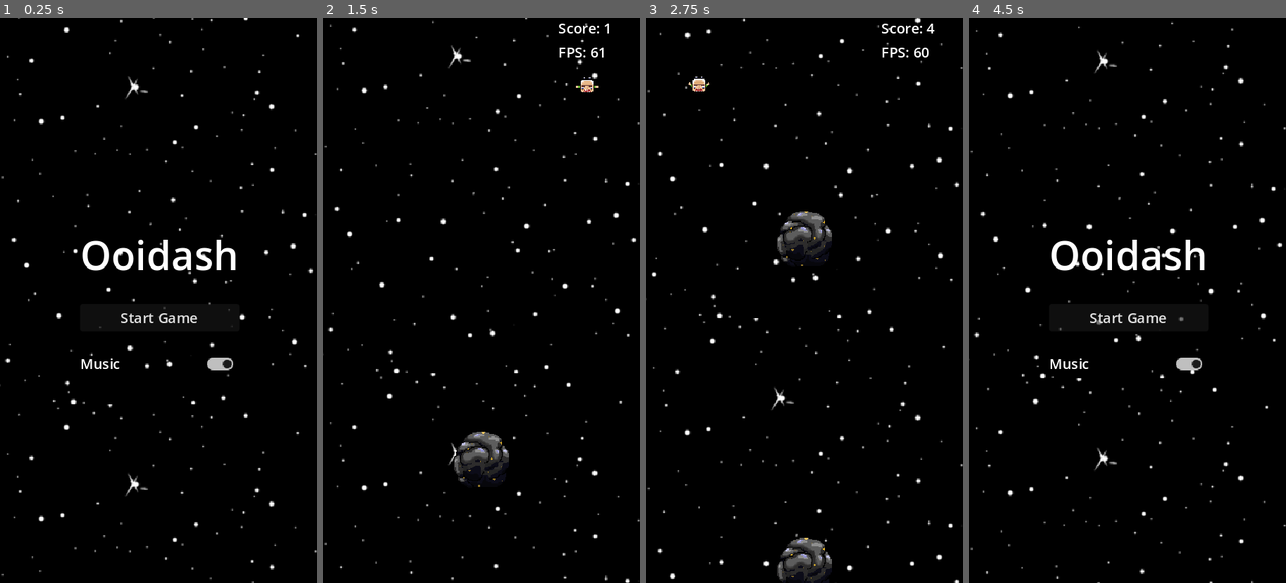
Above: before the commit, frames 1-4 (left to right).
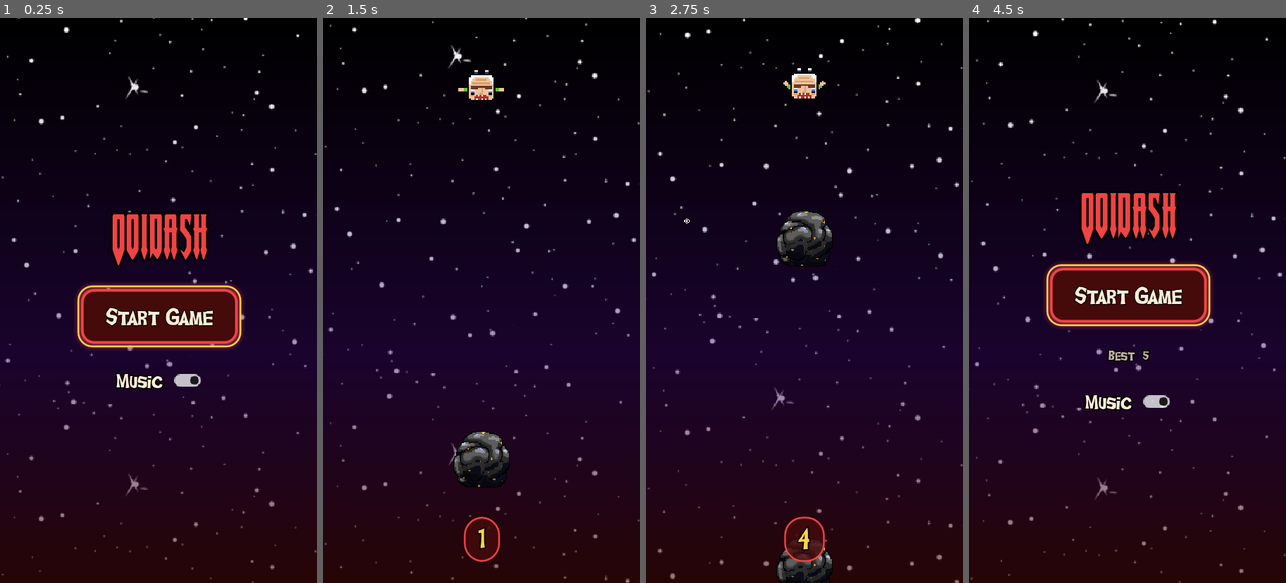
Above: after the commit, the same moments.

Repository: scarbone98/Ooidash-web-remake
Game: Godot game, scene res://main_menu.tscn
Same seed, same stepped clock (60 frames per second), same inputs: the game is played once before the commit and once after it.
Inputs (mouse positions are in pixels of both pictures, inside the frame that each line leads up to):
- Up to frame 1 (0.25 s): no input
- Up to frame 2 (1.5 s): click "Start Game" at 0.5 s; move the mouse to (551, 272) at 1.27 s; hold Right (move_right) from 1.28 s (still down); click (551, 272) at 1.35 s
- Up to frame 3 (2.75 s): move the mouse to (741, 328) at 2.02 s; release Right (move_right) at 2.03 s; hold Left (move_left) from 2.03 s (still down); click (741, 328) at 2.1 s
- Up to frame 4 (4.5 s): move the mouse to (1159, 176) at 2.77 s; release Left (move_left) at 2.78 s; hold Right (move_right) 2.78-4.25 s; click (1159, 176) at 2.85 s; move the mouse to (1111, 413) at 3.52 s; click (1111, 413) at 3.6 s; click (1127, 413) at 4.25 s, where only the run after the commit has a clickable "Menu"

The runs differ from the first frame. In frame 1, 66% of the frame differs, in the area x 0-100%, y 15-100%; in frame 2, 66%; in frame 3, 66%; in frame 4, 67%, in the area x 0-100%, y 0-100%.

Commit message:
Polish Ooidash: Scareathon theme, game over screen, best score, bug fixes
- Themed menu, HUD and game over panel using the site's fonts and palette
- Game over screen with score, best score and Play Again instead of dumping to the menu
- Free background stars/planets once off screen (they were never freed)
- Fix planet cycling, tap-to-move direction, and settings save wiping other keys
- Bigger player sprite, +10 pickup feedback, death flash and shake
- Cap asteroid speed at 1200 and drop stray editor .tmp files

Co-Authored-By: Claude Opus 5.5 <noreply@anthropic.com>

Diff:
--- a/main_menu.tscn
+++ b/main_menu.tscn
@@ -47,14 +47,21 @@
 layout_mode = 2
 text = "Ooidash"
 label_settings = SubResource("LabelSettings_3gjrg")
+horizontal_alignment = 1
 
 [node name="StartButton" type="Button" parent="VBoxContainer"]
 layout_mode = 2
 text = "Start Game"
 
+[node name="BestLabel" type="Label" parent="VBoxContainer"]
+layout_mode = 2
+theme_type_variation = &"HintLabel"
+horizontal_alignment = 1
+
 [node name="MusicRow" type="HBoxContainer" parent="VBoxContainer"]
 layout_mode = 2
-theme_override_constants/separation = 20
+theme_override_constants/separation = 12
+alignment = 1
 
 [node name="MusicLabel" type="Label" parent="VBoxContainer/MusicRow"]
 layout_mode = 2
@@ -62,7 +69,6 @@
 
 [node name="MusicToggle" type="CheckButton" parent="VBoxContainer/MusicRow"]
 layout_mode = 2
-size_flags_horizontal = 10
 button_pressed = true
 
 [connection signal="button_down" from="VBoxContainer/StartButton" to="." method="_on_start_button_button_down"]
--- a/main_scene.tscn
+++ b/main_scene.tscn
@@ -37,6 +37,7 @@
 }]
 
 [sub_resource type="RectangleShape2D" id="RectangleShape2D_evuvf"]
+size = Vector2(38, 28)
 
 [node name="MainScene" type="Node2D"]
 script = ExtResource("1_oeyiv")
@@ -66,6 +67,7 @@
 script = ExtResource("3_dgt8y")
 
 [node name="Sprite2D" type="AnimatedSprite2D" parent="Player"]
+scale = Vector2(2, 2)
 sprite_frames = SubResource("SpriteFrames_a7nqf")
 autoplay = "default"
 frame = 1
@@ -108,19 +110,23 @@
 script = ExtResource("11_sn4kp")
 
 [node name="VBoxContainer" type="VBoxContainer" parent="CanvasLayer/ScoreUI"]
-layout_mode = 2
-offset_left = 267.0
-offset_right = 360.0
-offset_bottom = 50.0
+layout_mode = 1
+anchors_preset = 7
+anchor_left = 0.5
+anchor_top = 1.0
+anchor_right = 0.5
+anchor_bottom = 1.0
+offset_top = -24.0
+offset_bottom = -24.0
 grow_horizontal = 2
-grow_vertical = 2
+grow_vertical = 0
+mouse_filter = 2
 
 [node name="Label" type="Label" parent="CanvasLayer/ScoreUI/VBoxContainer"]
 layout_mode = 2
-text = "HELLO"
+text = "0"
+horizontal_alignment = 1
 
-[node name="FPS" type="Label" parent="CanvasLayer/ScoreUI/VBoxContainer"]
-layout_mode = 2
 
 [connection signal="area_entered" from="Player/Area2D" to="Player" method="_on_area_2d_area_entered"]
 [connection signal="asteroids_spawned" from="AsteroidSpawner" to="ItemSpawner" method="_on_asteroid_spawner_asteroids_spawned"]
--- a/scripts/asteroid_spawner.gd
+++ b/scripts/asteroid_spawner.gd
@@ -3,6 +3,7 @@
 @export var asteroid_scene: PackedScene  # Drag your Asteroid.tscn here in the inspector
 @export var spawn_interval: float = 1  # Time interval between spawns
 @export var asteroid_speed: float = 200  # Speed at which the asteroids fall
+@export var max_asteroid_speed: float = 1200  # Ramp stops here so late runs stay dodgeable
 
 var spawn_timer: Timer
 @onready var column_manager = get_node("/root/MainScene/ColumnManager")
@@ -56,4 +57,4 @@
 	asteroids_spawned.emit(new_spawn_pos, asteroid_speed)
 
 func _increase_speed():
-	asteroid_speed += 10
+	asteroid_speed = min(asteroid_speed + 10, max_asteroid_speed)
--- a/scripts/background.gd
+++ b/scripts/background.gd
@@ -15,18 +15,21 @@
 func get_random_int_in_range(min: int, max: int) -> int:
 	return randi() % (max - min + 1) + min
 
+func _visible_half_size() -> Vector2:
+	return get_viewport_rect().size / camera.zoom / 2
+
 func _get_random_spawn_position() -> Vector2:
-	var position = Vector2()
-	position.x = (get_viewport_rect().size.y / camera.zoom.y) + 150
-	position.y = get_random_int_in_range(-(get_viewport_rect().size.x / camera.zoom.x), (get_viewport_rect().size.x / camera.zoom.x))
-	return position
+	# Spawn just past the right edge of the view, at a random height
+	var center = to_local(camera.get_screen_center_position())
+	var half = _visible_half_size()
+	return Vector2(center.x + half.x + 150, center.y + randf_range(-half.y, half.y))
 
 func _spawn_bg_element(sprite: AnimatedSprite2D, speed: float) -> Node2D:
 	var bg_item = bg_element.instantiate()
 	bg_item.sprite = sprite
 	bg_item.move_speed = speed
 	bg_item.position = _get_random_spawn_position()
-	bg_item.auto_destroy_height = -(get_viewport_rect().size.y / camera.zoom.y) / 2 - 150
+	bg_item.auto_destroy_x = to_local(camera.get_screen_center_position()).x - _visible_half_size().x - 150
 	add_child(bg_item)
 	return bg_item
 
@@ -40,7 +43,7 @@
 	var initialized_planet_sprite = planets[planet_index].instantiate()
 	var planet_speed = get_random_int_in_range(50, 250)
 	active_bg_elements.append(_spawn_bg_element(initialized_planet_sprite, planet_speed))
-	planet_index += (planet_index + 1) % planets.size()
+	planet_index = (planet_index + 1) % planets.size()
 
 func _ready() -> void:
 	camera = get_viewport().get_camera_2d()  # Get the currently active Camera2D
--- a/scripts/bg_element.gd
+++ b/scripts/bg_element.gd
@@ -1,7 +1,7 @@
 extends Node2D
 
 var move_speed: int = 100
-var auto_destroy_height: float
+var auto_destroy_x: float
 
 var sprite: AnimatedSprite2D
 
@@ -16,6 +16,6 @@
 func _process(delta: float) -> void:
 	position.x -= delta * move_speed
 
-	# Check if the asteroid is outside the viewport
-	if position.y < auto_destroy_height:  # Adjust the threshold if needed based on the size of your asteroid
-		call_deferred("queue_free")  # Remove the asteroid from the scene
+	# Elements scroll right-to-left, so free them once they pass the left edge
+	if position.x < auto_destroy_x:
+		call_deferred("queue_free")
--- a/scripts/game_manager.gd
+++ b/scripts/game_manager.gd
@@ -2,7 +2,10 @@
 
 signal player_died
 
+const GameOver := preload("res://scripts/game_over.gd")
+
 var player_score: int = 0
+var is_game_over := false
 
 func _ready() -> void:
 	var timer = Timer.new()
@@ -16,5 +19,17 @@
 	player_score += 1
 
 func on_player_died():
-	JavaScriptBridge.eval("window.parent.postMessage({ type: 'PLAYER_DIED', score: " + str(player_score) + " }, '*')", true)
-	get_tree().change_scene_to_file("res://main_menu.tscn")
+	# Two asteroids can overlap the player in the same frame; only end the run once.
+	if is_game_over:
+		return
+	is_game_over = true
+
+	if OS.has_feature("web"):
+		JavaScriptBridge.eval("window.parent.postMessage({ type: 'PLAYER_DIED', score: " + str(player_score) + " }, '*')", true)
+
+	var is_new_best := HighScore.submit(player_score)
+	get_tree().paused = true
+
+	var game_over := GameOver.new()
+	get_tree().current_scene.add_child(game_over)
+	game_over.show_results(player_score, HighScore.load_best(), is_new_best, get_viewport().get_camera_2d())
--- /dev/null
+++ b/scripts/game_over.gd
@@ -0,0 +1,82 @@
+extends CanvasLayer
+
+const MENU_SCENE := "res://main_menu.tscn"
+
+var _root: Control
+var _flash: ColorRect
+
+func _ready() -> void:
+	layer = 10
+	process_mode = Node.PROCESS_MODE_ALWAYS
+	visible = false
+
+	_root = Control.new()
+	_root.theme = ScareathonTheme.build()
+	_root.set_anchors_preset(Control.PRESET_FULL_RECT)
+	add_child(_root)
+
+	_flash = ColorRect.new()
+	_flash.color = Color(ScareathonTheme.BLOOD, 0.0)
+	_flash.mouse_filter = Control.MOUSE_FILTER_IGNORE
+	_flash.set_anchors_preset(Control.PRESET_FULL_RECT)
+	_root.add_child(_flash)
+
+func show_results(score: int, best: int, is_new_best: bool, camera: Camera2D) -> void:
+	visible = true
+	var tween := create_tween()
+	tween.tween_property(_flash, "color:a", 0.55, 0.06)
+	tween.tween_property(_flash, "color", Color(0.03, 0.0, 0.06, 0.65), 0.35)
+	if camera:
+		var shake := create_tween()
+		for i in 6:
+			var strength := 10.0 * (1.0 - i / 6.0)
+			shake.tween_property(camera, "offset", Vector2(randf_range(-strength, strength), randf_range(-strength, strength)), 0.04)
+		shake.tween_property(camera, "offset", Vector2.ZERO, 0.04)
+	tween.tween_callback(_build_panel.bind(score, best, is_new_best))
+
+func _build_panel(score: int, best: int, is_new_best: bool) -> void:
+	var center := CenterContainer.new()
+	center.set_anchors_preset(Control.PRESET_FULL_RECT)
+	_root.add_child(center)
+
+	var panel := PanelContainer.new()
+	center.add_child(panel)
+
+	var box := VBoxContainer.new()
+	box.alignment = BoxContainer.ALIGNMENT_CENTER
+	box.add_theme_constant_override("separation", 14)
+	panel.add_child(box)
+
+	box.add_child(_label("Game Over", "TitleLabel"))
+	box.add_child(_label("Score  %d" % score, "ScoreLabel"))
+	box.add_child(_label("New best!" if is_new_best else "Best  %d" % best, "HintLabel"))
+
+	var again := Button.new()
+	again.text = "Play Again"
+	again.pressed.connect(_on_play_again)
+	box.add_child(again)
+
+	var menu := Button.new()
+	menu.text = "Menu"
+	menu.pressed.connect(_on_menu)
+	box.add_child(menu)
+
+	panel.scale = Vector2(0.85, 0.85)
+	panel.pivot_offset = panel.get_combined_minimum_size() / 2
+	create_tween().tween_property(panel, "scale", Vector2.ONE, 0.18).set_trans(Tween.TRANS_BACK).set_ease(Tween.EASE_OUT)
+	again.grab_focus()
+
+func _label(text: String, variation: StringName) -> Label:
+	var label := Label.new()
+	label.text = text
+	label.theme_type_variation = variation
+	label.horizontal_alignment = HORIZONTAL_ALIGNMENT_CENTER
+	return label
+
+func _on_play_again() -> void:
+	get_tree().paused = false
+	get_tree().reload_current_scene()
+
+func _on_menu() -> void:
+	get_tree().paused = false
+	get_tree().change_scene_to_file(MENU_SCENE)
--- /dev/null
+++ b/scripts/high_score.gd
@@ -0,0 +1,20 @@
+class_name HighScore
+extends RefCounted
+
+const SETTINGS_PATH := "user://settings.cfg"
+
+static func load_best() -> int:
+	var config := ConfigFile.new()
+	if config.load(SETTINGS_PATH) != OK:
+		return 0
+	return int(config.get_value("scores", "best", 0))
+
+# Returns true when score beats the stored best.
+static func submit(score: int) -> bool:
+	var config := ConfigFile.new()
+	config.load(SETTINGS_PATH)
+	if score <= int(config.get_value("scores", "best", 0)):
+		return false
+	config.set_value("scores", "best", score)
+	config.save(SETTINGS_PATH)
+	return true
--- a/scripts/main_menu.gd
+++ b/scripts/main_menu.gd
@@ -5,12 +5,32 @@
 var main_scene: PackedScene = preload("res://main_scene.tscn")
 var music_enabled := true
 
+@onready var title: Label = $VBoxContainer/Label
+@onready var start_button: Button = $VBoxContainer/StartButton
+@onready var best_label: Label = $VBoxContainer/BestLabel
 @onready var music_toggle: CheckButton = $VBoxContainer/MusicRow/MusicToggle
 
 func _ready() -> void:
+	theme = ScareathonTheme.build()
+	title.theme_type_variation = "TitleLabel"
+	title.label_settings = null
+
+	var best := HighScore.load_best()
+	best_label.visible = best > 0
+	best_label.text = "Best  %d" % best
+
 	_load_settings()
 	music_toggle.set_pressed_no_signal(music_enabled)
 	_apply_music_setting()
+	start_button.grab_focus()
+	_pulse_title()
+
+
+func _pulse_title() -> void:
+	title.pivot_offset = title.size / 2
+	var tween := create_tween().set_loops()
+	tween.tween_property(title, "scale", Vector2(1.05, 1.05), 1.2).set_trans(Tween.TRANS_SINE)
+	tween.tween_property(title, "scale", Vector2.ONE, 1.2).set_trans(Tween.TRANS_SINE)
 
 
 func _load_settings() -> void:
@@ -21,7 +41,9 @@
 
 
 func _save_settings() -> void:
+	# Load first so other sections (like the best score) survive the save
 	var config = ConfigFile.new()
+	config.load(SETTINGS_PATH)
 	config.set_value("audio", "music_enabled", music_enabled)
 	config.save(SETTINGS_PATH)
 
--- a/scripts/menu_star_background.gd
+++ b/scripts/menu_star_background.gd
@@ -4,10 +4,24 @@
 @export var scroll_speed: Vector2 = Vector2(0, -50)
 
 var offset: Vector2 = Vector2.ZERO
+var _haze: GradientTexture2D
 
 func _ready() -> void:
 	mouse_filter = Control.MOUSE_FILTER_IGNORE
 	resized.connect(queue_redraw)
+	_haze = _build_haze()
+
+# Transparent at the top, fading into Scareathon purple and a hint of blood red at the bottom
+func _build_haze() -> GradientTexture2D:
+	var gradient := Gradient.new()
+	gradient.set_color(0, Color(ScareathonTheme.PURPLE_DARK, 0.0))
+	gradient.set_color(1, Color(ScareathonTheme.BLOOD_DARK, 0.55))
+	gradient.add_point(0.6, Color(ScareathonTheme.PURPLE_DARK, 0.45))
+	var texture := GradientTexture2D.new()
+	texture.gradient = gradient
+	texture.fill_from = Vector2(0, 0)
+	texture.fill_to = Vector2(0, 1)
+	return texture
 
 func _process(delta: float) -> void:
 	if texture == null:
@@ -35,3 +49,5 @@
 		for y in range(rows):
 			var tile_position = start + Vector2(x * tile_size.x, y * tile_size.y)
 			draw_texture_rect(texture, Rect2(tile_position, tile_size), false)
+
+	draw_texture_rect(_haze, Rect2(Vector2.ZERO, size), false)
--- a/scripts/player.gd
+++ b/scripts/player.gd
@@ -30,6 +30,30 @@
 	elif area.is_in_group("item"):
 		area.call_deferred("queue_free")
 		game_manager.player_score += 10
+		_show_pickup(area.global_position)
+
+func _show_pickup(at: Vector2) -> void:
+	var label := Label.new()
+	label.text = "+10"
+	label.add_theme_font_override("font", ScareathonTheme.BODY_FONT)
+	label.add_theme_font_size_override("font_size", 28)
+	label.add_theme_color_override("font_color", ScareathonTheme.AMBER)
+	label.add_theme_color_override("font_outline_color", ScareathonTheme.SHADOW)
+	label.add_theme_constant_override("outline_size", 6)
+	label.z_index = 10
+	get_parent().add_child(label)
+	label.global_position = at - Vector2(20, 20)
+
+	var tween := label.create_tween().set_parallel()
+	tween.tween_property(label, "position:y", label.position.y + 60, 0.6).set_ease(Tween.EASE_OUT)
+	tween.tween_property(label, "modulate:a", 0.0, 0.6).set_delay(0.2)
+	tween.chain().tween_callback(label.queue_free)
+
+	var sprite: Node2D = $Sprite2D
+	var base_scale := Vector2(2, 2)
+	var pop := create_tween()
+	pop.tween_property(sprite, "scale", base_scale * 1.2, 0.06)
+	pop.tween_property(sprite, "scale", base_scale, 0.1)
 
 func _process(delta: float) -> void:
 	handle_movement()
@@ -47,8 +71,8 @@
 	if Input.is_action_just_pressed("mouse_button_left"):
 		var click_position = get_global_mouse_position()
 
-		# Assuming your player is centered horizontally
-		if click_position.x < 0:
+		# Tap on either side of the player to step that way
+		if click_position.x < global_position.x:
 			direction.x -= 1
 		else:
 			direction.x += 1
--- a/scripts/score_ui.gd
+++ b/scripts/score_ui.gd
@@ -2,9 +2,16 @@
 
 @onready var game_manager = get_node('/root/MainScene/GameManager')
 @onready var label: Label = $VBoxContainer/Label
-@onready var fps: Label = $VBoxContainer/FPS
 
-# Called every frame. 'delta' is the elapsed time since the previous frame.
-func _process(delta: float) -> void:
-	label.text = "Score: %d" % [game_manager.player_score]
-	fps.text = "FPS: %d" % [Engine.get_frames_per_second()]
+var _shown_score := -1
+
+func _ready() -> void:
+	theme = ScareathonTheme.build()
+	mouse_filter = Control.MOUSE_FILTER_IGNORE
+	label.theme_type_variation = "ScoreLabel"
+	label.add_theme_stylebox_override("normal", ScareathonTheme.pill_box())
+
+func _process(_delta: float) -> void:
+	if game_manager.player_score != _shown_score:
+		_shown_score = game_manager.player_score
+		label.text = str(_shown_score)
--- /dev/null
+++ b/ui/scareathon_theme.gd
@@ -0,0 +1,108 @@
+class_name ScareathonTheme
+extends RefCounted
+
+# Palette mirrors the Scareathon site (Tailwind red/purple/amber/orange scales).
+const BLOOD := Color("#ef4444")
+const BLOOD_DEEP := Color("#7f1d1d")
+const BLOOD_DARK := Color("#450a0a")
+const PURPLE := Color("#c084fc")
+const PURPLE_DARK := Color("#3b0764")
+const AMBER := Color("#fcd34d")
+const BONE := Color("#ffedd5")
+const SHADOW := Color(0, 0, 0, 0.85)
+
+const HEADING_FONT := preload("res://assets/fonts/zombie.ttf")
+const BODY_FONT := preload("res://assets/fonts/scoobydoo.ttf")
+
+static func build() -> Theme:
+	var theme := Theme.new()
+	theme.default_font = BODY_FONT
+	theme.default_font_size = 26
+
+	theme.set_color("font_color", "Label", BONE)
+	theme.set_color("font_outline_color", "Label", SHADOW)
+	theme.set_constant("outline_size", "Label", 6)
+
+	theme.set_type_variation("TitleLabel", "Label")
+	theme.set_font("font", "TitleLabel", HEADING_FONT)
+	theme.set_font_size("font_size", "TitleLabel", 64)
+	theme.set_color("font_color", "TitleLabel", BLOOD)
+	theme.set_constant("outline_size", "TitleLabel", 10)
+
+	theme.set_type_variation("ScoreLabel", "Label")
+	theme.set_font_size("font_size", "ScoreLabel", 34)
+	theme.set_color("font_color", "ScoreLabel", AMBER)
+
+	theme.set_type_variation("HintLabel", "Label")
+	theme.set_font_size("font_size", "HintLabel", 18)
+	theme.set_color("font_color", "HintLabel", Color(BONE, 0.75))
+
+	theme.set_stylebox("normal", "Button", _box(BLOOD_DARK, BLOOD, BLOOD, 3))
+	theme.set_stylebox("hover", "Button", _box(BLOOD_DEEP, AMBER, AMBER, 3))
+	theme.set_stylebox("pressed", "Button", _box(BLOOD_DEEP, AMBER, AMBER, 1))
+	theme.set_stylebox("focus", "Button", _focus_box())
+	theme.set_color("font_color", "Button", BONE)
+	theme.set_color("font_hover_color", "Button", AMBER)
+	theme.set_color("font_pressed_color", "Button", AMBER)
+	theme.set_color("font_focus_color", "Button", BONE)
+	theme.set_color("font_outline_color", "Button", SHADOW)
+	theme.set_constant("outline_size", "Button", 4)
+	theme.set_font_size("font_size", "Button", 30)
+
+	for state in ["normal", "hover", "pressed", "focus"]:
+		theme.set_stylebox(state, "CheckButton", StyleBoxEmpty.new())
+	theme.set_color("font_color", "CheckButton", BONE)
+	theme.set_color("font_hover_color", "CheckButton", AMBER)
+	theme.set_color("font_pressed_color", "CheckButton", BONE)
+
+	theme.set_stylebox("panel", "PanelContainer", _panel_box())
+	return theme
+
+static func _box(fill: Color, border: Color, glow: Color, glow_size: int) -> StyleBoxFlat:
+	var box := StyleBoxFlat.new()
+	box.bg_color = fill
+	box.border_color = border
+	box.set_border_width_all(3)
+	box.set_corner_radius_all(14)
+	box.shadow_color = Color(glow, 0.45)
+	box.shadow_size = glow_size * 3
+	box.content_margin_left = 28
+	box.content_margin_right = 28
+	box.content_margin_top = 12
+	box.content_margin_bottom = 12
+	return box
+
+static func _focus_box() -> StyleBoxFlat:
+	var box := StyleBoxFlat.new()
+	box.draw_center = false
+	box.border_color = AMBER
+	box.set_border_width_all(2)
+	box.set_corner_radius_all(16)
+	box.set_expand_margin_all(4)
+	return box
+
+static func _panel_box() -> StyleBoxFlat:
+	var box := StyleBoxFlat.new()
+	box.bg_color = Color(PURPLE_DARK, 0.92)
+	box.border_color = PURPLE
+	box.set_border_width_all(2)
+	box.set_corner_radius_all(18)
+	box.shadow_color = Color(PURPLE, 0.35)
+	box.shadow_size = 14
+	box.content_margin_left = 28
+	box.content_margin_right = 28
+	box.content_margin_top = 24
+	box.content_margin_bottom = 24
+	return box
+
+static func pill_box() -> StyleBoxFlat:
+	var box := StyleBoxFlat.new()
+	box.bg_color = Color(BLOOD_DARK, 0.8)
+	box.border_color = BLOOD
+	box.set_border_width_all(2)
+	box.set_corner_radius_all(20)
+	box.content_margin_left = 16
+	box.content_margin_right = 16
+	box.content_margin_top = 4
+	box.content_margin_bottom = 4
+	return box
Binary file added: assets/fonts/scoobydoo.ttf
Not shown, added: assets/fonts/scoobydoo.ttf.import
Binary file added: assets/fonts/zombie.ttf
Not shown, added: assets/fonts/zombie.ttf.import
Not shown, removed: mai1404.tmp
Not shown, removed: mai3A31.tmp
Not shown, removed: mai58A6.tmp
Not shown, removed: mai85E9.tmp
Not shown, removed: mai9DB7.tmp
Not shown, removed: maiABFE.tmp
Not shown, removed: maiAC5A.tmp
Not shown, removed: maiAD4B.tmp
(and 8 more such lines)
